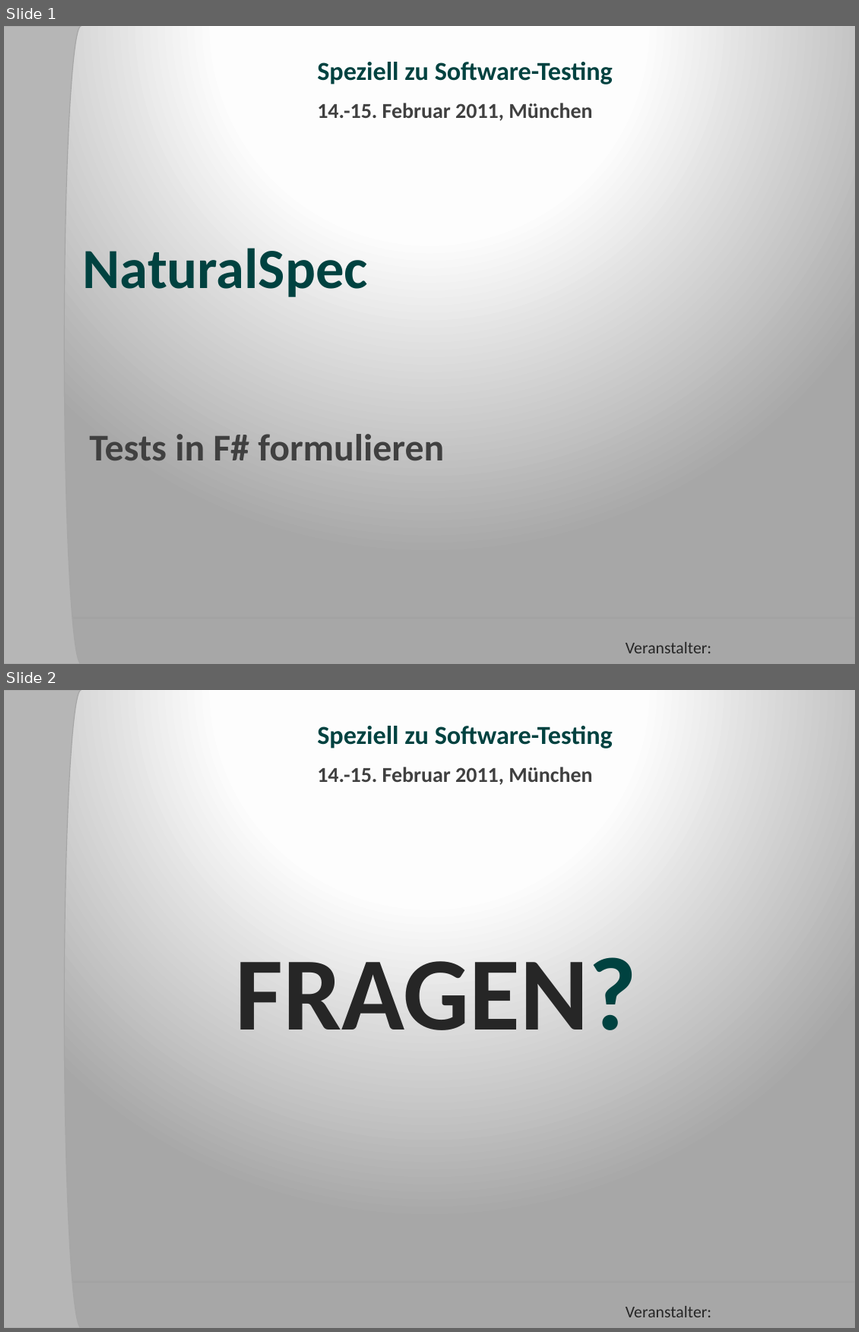
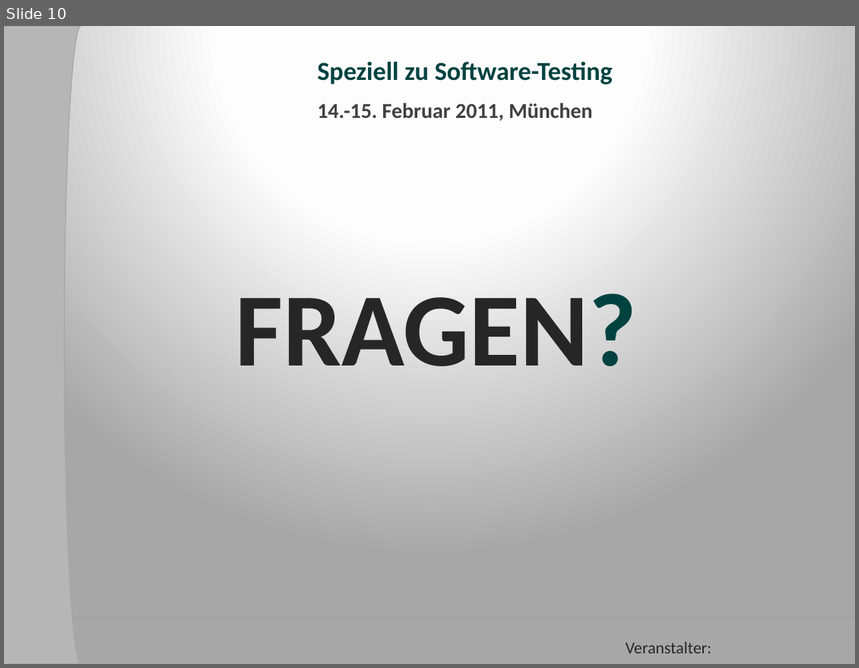
Before and after one commit to forki/NaturalSpec, a slide deck: slides/NaturalSpec_ADC2011_German.pptx. Shown one above the other, each under a label of ours: slides 1 and 2 before the commit, slide 10 after it. The pictures are 859x1332 and 859x668 pixels, drawn with LibreOffice and Linux fonts; fonts in the diff are those of the drawing; background and template pictures are left out. Boxes give left, top, right and bottom in pixels: in the first picture for what was removed or moved away, otherwise in the second. Text is boxed around its words. In the diff, an @@ line names an element or a change of style, - is before the commit and + after.

```diff
--- a/slides/NaturalSpec_ADC2011_German.pptx
+++ b/slides/NaturalSpec_ADC2011_German.pptx
@@ slide 1 removed at [4, 26, 855, 664], background gradient #FFFFFF to #FEFEFE to #A7A7A7; not listed: 4 template elements that a slide beside it also shows @@
@@ title removed at [83, 248, 368, 297] @@
-NaturalSpec
@@ subtitle removed at [89, 434, 444, 461] @@
-Tests in F# formulieren
@@ what was slide 2 is now slide 10 @@
```
Also in this commit, not shown: 9 slides added.
